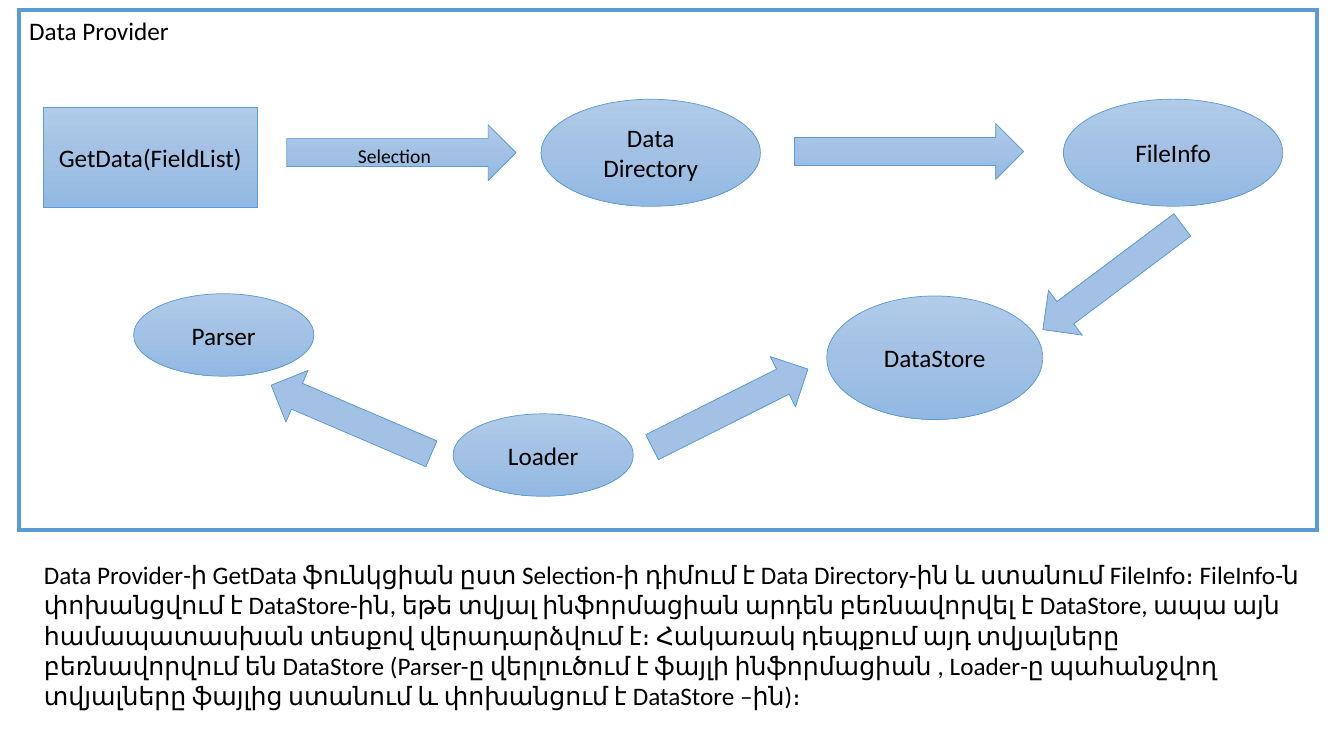
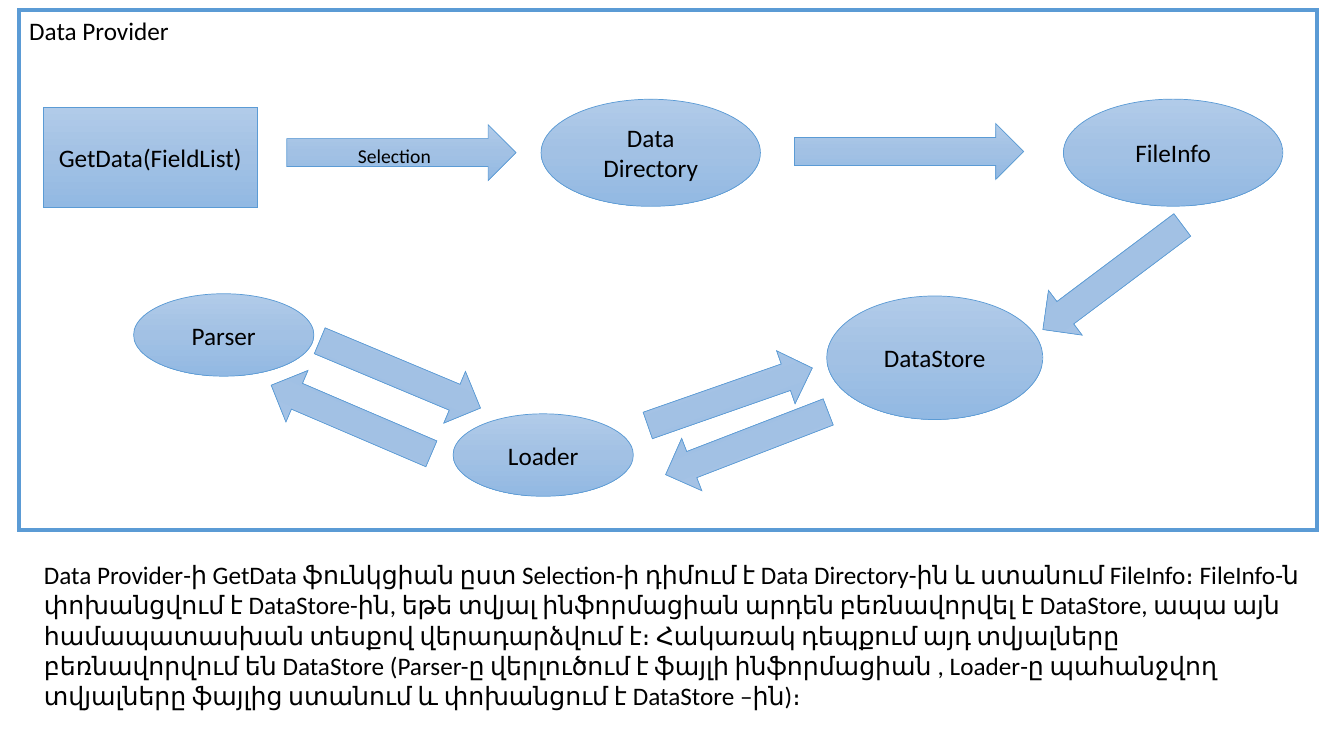
Before and after one commit to Mesrop-Gevorgyan/ATRChipset, a slide deck: slide 8 of Doc/Architecture_slide.pptx. Drawn at 1344x756 pixels with LibreOffice and Linux fonts; fonts in the diff are those of the drawing. Boxes give left, top, right and bottom in pixels: in the first picture for what was removed or moved away, otherwise in the second. Text is boxed around its words. In the diff, an @@ line names an element or a change of style, - is before the commit and + after.

```diff
--- a/Doc/Architecture_slide.pptx
+++ b/Doc/Architecture_slide.pptx
@@ right arrow added at box(310, 315, 492, 434), fill gradient #B1CBE9 to #A3C1E5 to #93B9E4, outline #5B9BD5 0.5 pt @@
@@ right arrow at box(639, 342, 822, 452): rotation 333 to 340 degrees @@
@@ right arrow added at box(656, 386, 839, 500), fill gradient #B1CBE9 to #A3C1E5 to #93B9E4, outline #5B9BD5 0.5 pt @@
```
